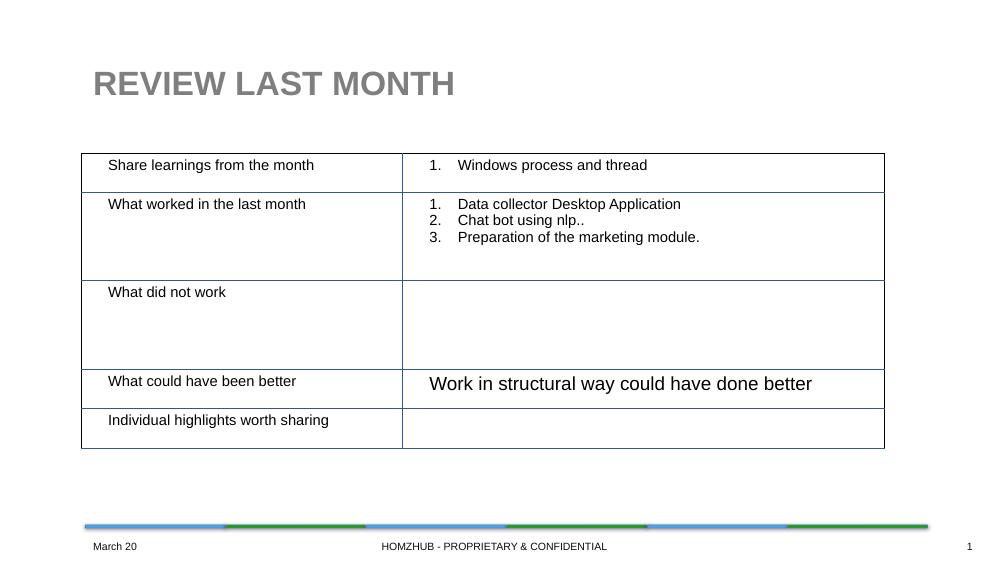
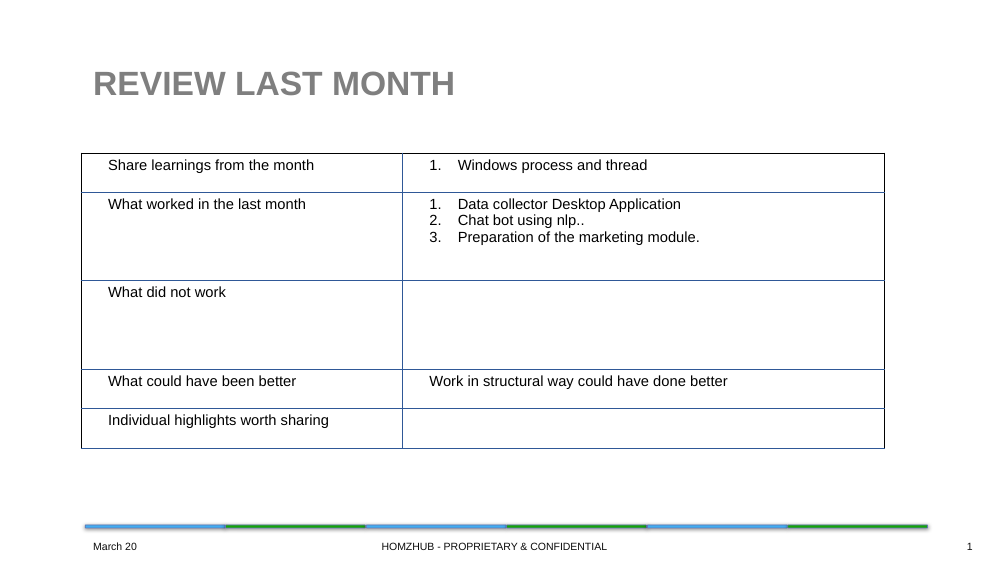
Before and after one commit to xhimalaya/Myresume, a slide deck: slide 1 of Pune Monthly tech - Oct.pptx. Drawn at 1008x567 pixels with LibreOffice and Linux fonts; fonts in the diff are those of the drawing; background and template pictures are left out. Boxes give left, top, right and bottom in pixels: in the first picture for what was removed or moved away, otherwise in the second. Text is boxed around its words. In the diff, an @@ line names an element or a change of style, - is before the commit and + after.

Commit message:
ppt update

```diff
--- a/Pune Monthly tech - Oct.pptx
+++ b/Pune Monthly tech - Oct.pptx
@@ table at (82,153,885,448) @@
@@ size 18 to 14 pt in "Work in structural way could have done ..." @@
```
